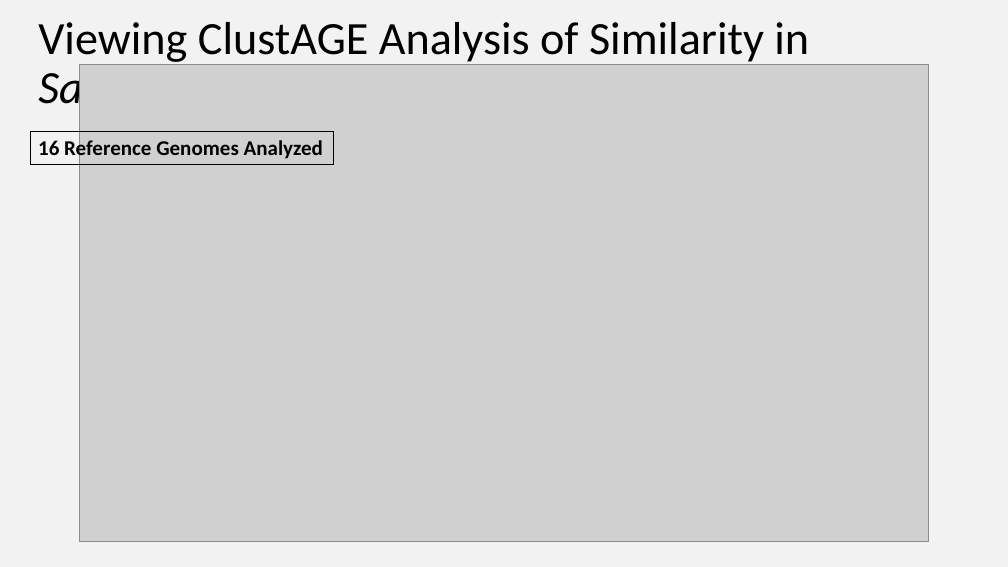
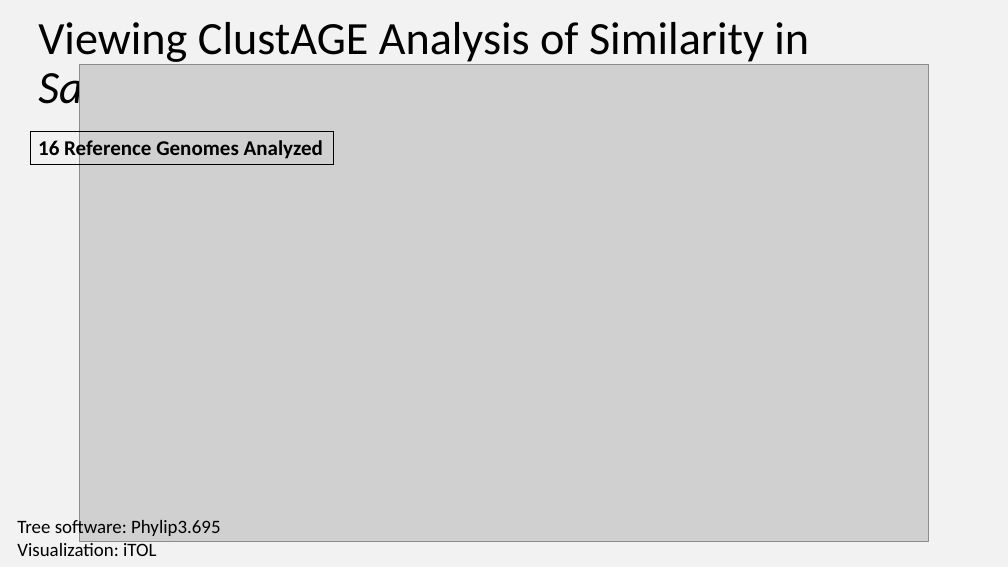
Before and after one commit to Yale-EEB723/finalproject, a slide deck: slide 18 of 190425_Verdegaal_EEB723_project.pptx. Drawn at 1008x567 pixels with LibreOffice and Linux fonts; fonts in the diff are those of the drawing; grey boxes stand for pictures. Boxes give left, top, right and bottom in pixels: in the first picture for what was removed or moved away, otherwise in the second. Text is boxed around its words. In the diff, an @@ line names an element or a change of style, - is before the commit and + after.

Commit message:
Fixed some ppt; Added to readme (methods, citations)

```diff
--- a/190425_Verdegaal_EEB723_project.pptx
+++ b/190425_Verdegaal_EEB723_project.pptx
@@ text added at (17, 518, 220, 556), 18 pt, text #000000 @@
+Tree software: Phylip3.695
+Visualization: iTOL
```
Also in this commit, not shown: 3 other files.
